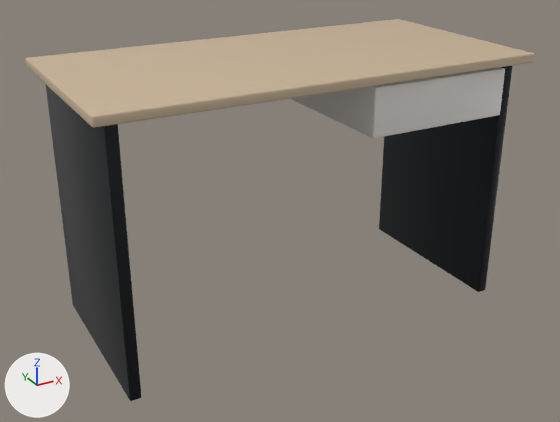
A saved change to the glTF model apps/web/models/furniture/desk.glb.
Camera for both pictures: a camera (50 mm lens) standing at (-0.988, -1.778, 1.175) and looking at (-0.022, -0.022, 0.297). The axes (+X, +Y, +Z) are drawn at lower left. The lights are the same throughout. The picture after the commit comes second.

The first picture shows 'drawer', 'side0', 'side1', 'top'.
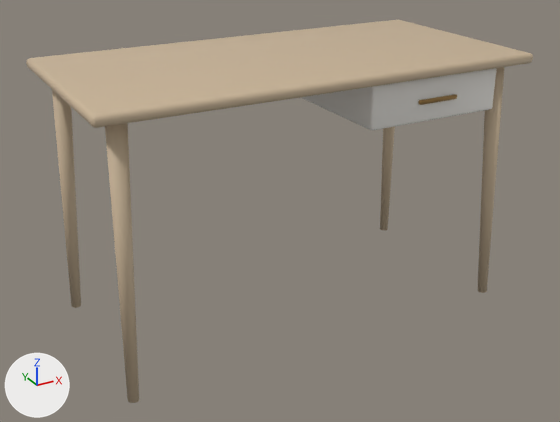
What differs and where, as boxes (x1, y1, x2, y2) in the pictures (560 x 422 px):
'top', moved
    before: (25, 19, 535, 128)
    after: (26, 20, 533, 128)
'side1', deleted
    before: (379, 66, 512, 292)
'side0', deleted
    before: (46, 85, 141, 401)
'drawer', reshaped, moved (8% narrower, 12% shorter)
    before: (290, 67, 505, 138)
    after: (300, 68, 497, 130)
'leg0', added (beige)
    after: (105, 123, 139, 403)
'leg2', added (beige)
    after: (52, 90, 81, 308)
'leg1', added (beige)
    after: (478, 67, 505, 293)
'leg3', added (beige)
    after: (380, 127, 395, 230)
'pull', added
    after: (418, 94, 457, 105)

Diff of the bpy script that builds the scene:
```diff
--- a/apps/web/models/furniture/desk.glb.py
+++ b/apps/web/models/furniture/desk.glb.py
@@ mat_brass @@
+mat_brass = principled_material('brass')
+mat_brass.base_color = (0.434, 0.266, 0.0953)  # brown #b08d57
+mat_brass.metallic = 0.9
+mat_brass.roughness = 0.3
@@ me_drawer @@
 # used by ob_drawer; location = (0.31, -0.015, 0.63)
-me_drawer.from_pydata(...)  # 96 vertices, 188 faces; spans x -0.21..0.21, y -0.265..0.265, z -0.065..0.065
+me_drawer.from_pydata(...)  # 96 vertices, 188 faces; spans x -0.2..0.2, y -0.245..0.245, z -0.058..0.058
+# me_drawer part 1: 96 of 96 vertices moved; they spanned x -0.21..0.21, y -0.265..0.265, z -0.065..0.065 and now span x -0.2..0.2, y -0.245..0.245, z -0.058..0.058; mean shift (0.0, 0.0, 0.0)
 me_drawer.materials.append(mat_white)
@@ me_pull @@
+me_pull.from_pydata(...)  # 96 vertices, 188 faces; spans x -0.06..0.06, y -0.006..0.006, z -0.006..0.006
+me_pull.materials.append(mat_brass)  # brown #b08d57
@@ me_leg3 @@
+me_leg3.from_pydata(...)  # 40 vertices, 76 faces; spans x -0.031..0.031, y -0.031..0.031, z -0.352..0.352
+me_leg3.materials.append(mat_ash)  # beige #c9b497
@@ me_leg2 @@
+me_leg2.from_pydata(...)  # 40 vertices, 76 faces; spans x -0.031..0.031, y -0.031..0.031, z -0.352..0.352
+me_leg2.materials.append(mat_ash)  # beige #c9b497
@@ me_leg1 @@
+me_leg1.from_pydata(...)  # 40 vertices, 76 faces; spans x -0.031..0.031, y -0.031..0.031, z -0.352..0.352
+me_leg1.materials.append(mat_ash)  # beige #c9b497
@@ me_leg0 @@
+me_leg0.from_pydata(...)  # 40 vertices, 76 faces; spans x -0.031..0.031, y -0.031..0.031, z -0.352..0.352
+me_leg0.materials.append(mat_ash)  # beige #c9b497
@@ ob_top @@
 ob_top = bpy.data.objects.new('top', me_top)
-ob_top.location = (0.0, 0.0, 0.718)
+ob_top.location = (0.0, 0.0, 0.716)
@@ ob_side0 @@
-ob_side0 = bpy.data.objects.new('side0', me_side0)
-ob_side0.location = (-0.55, 0.0, 0.352)
@@ ob_side1 @@
-ob_side1 = bpy.data.objects.new('side1', me_side1)
-ob_side1.location = (0.55, 0.0, 0.352)
@@ ob_drawer @@
 ob_drawer = bpy.data.objects.new('drawer', me_drawer)
-ob_drawer.location = (0.31, -0.015, 0.63)
+ob_drawer.location = (0.3, -0.025, 0.639)
@@ ob_pull @@
+ob_pull = bpy.data.objects.new('pull', me_pull)
+ob_pull.location = (0.3, -0.276, 0.638)
@@ ob_leg3 @@
+ob_leg3 = bpy.data.objects.new('leg3', me_leg3)
+ob_leg3.location = (0.538, 0.238, 0.351)
@@ ob_leg2 @@
+ob_leg2 = bpy.data.objects.new('leg2', me_leg2)
+ob_leg2.location = (-0.538, 0.238, 0.351)
@@ ob_leg1 @@
+ob_leg1 = bpy.data.objects.new('leg1', me_leg1)
+ob_leg1.location = (0.538, -0.238, 0.351)
@@ ob_leg0 @@
+ob_leg0 = bpy.data.objects.new('leg0', me_leg0)
+ob_leg0.location = (-0.538, -0.238, 0.351)
```
